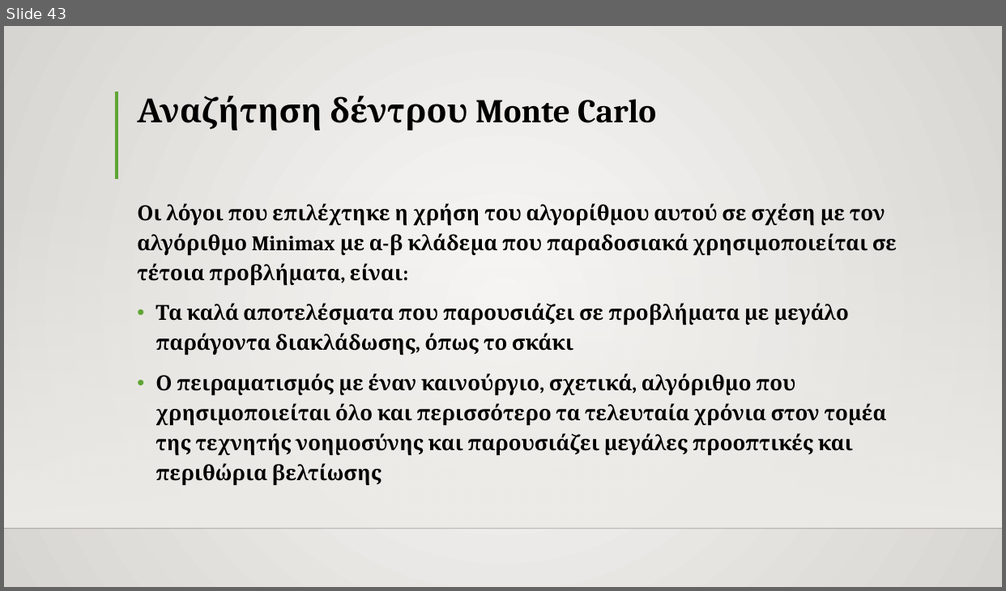
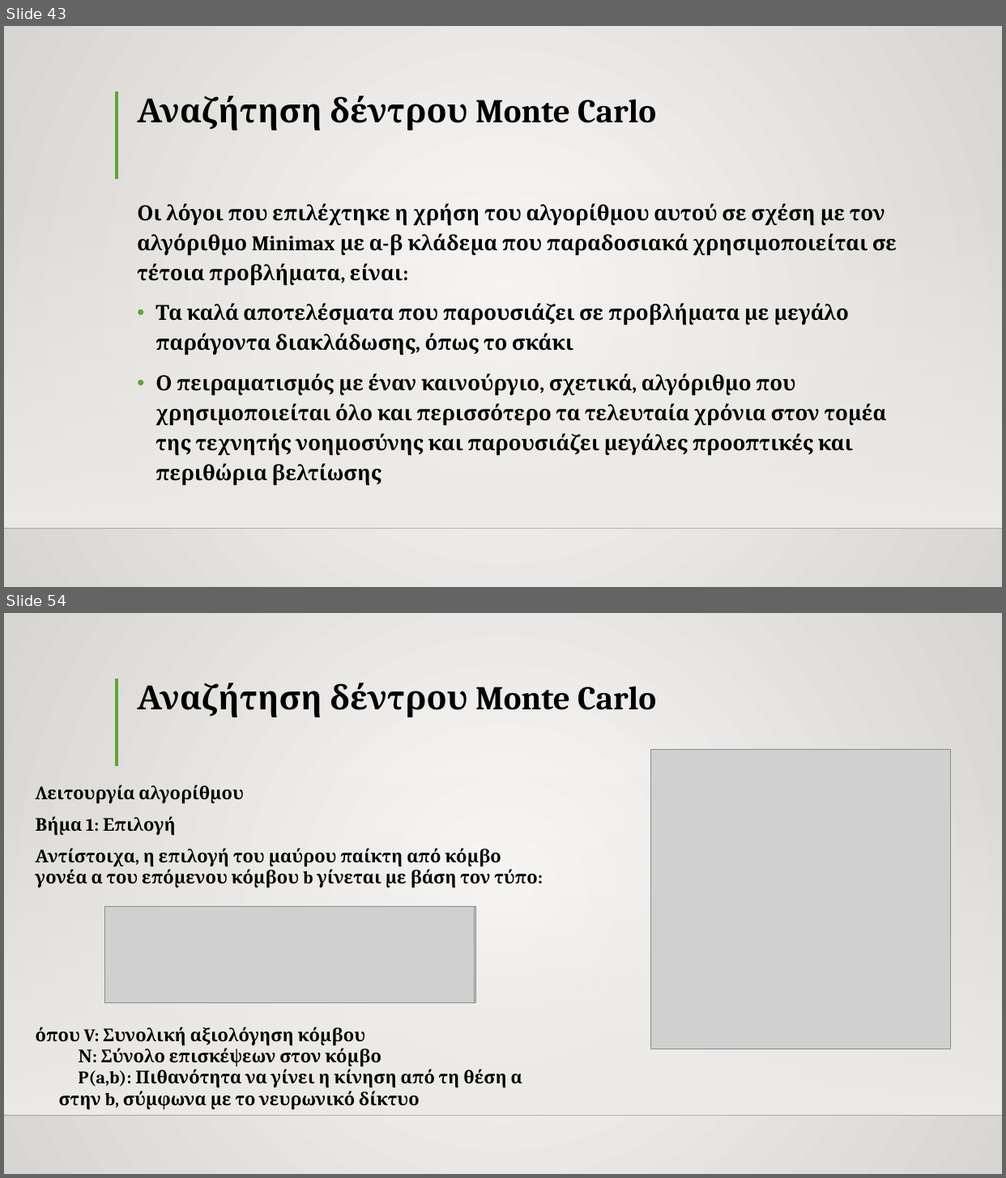
Before and after one commit to TheRazorace/Python-Chess-Engine, a slide deck: ΑΝΑΠΤΥΞΗ ΣΚΑΚΙΣΤΙΚΗΣ ΜΗΧΑΝΗΣ.pptx. Shown one above the other, each under a label of ours: slide 43 before the commit, slides 43 and 54 after it; the slides between them are not shown. The pictures are 1006x591 and 1006x1178 pixels, drawn with LibreOffice and Linux fonts; fonts in the diff are those of the drawing; grey boxes stand for pictures; background and template pictures are left out. Boxes give left, top, right and bottom in pixels: in the first picture for what was removed or moved away, otherwise in the second. Text is boxed around its words. In the diff, an @@ line names an element or a change of style, - is before the commit and + after.

```diff
--- a/ΑΝΑΠΤΥΞΗ ΣΚΑΚΙΣΤΙΚΗΣ ΜΗΧΑΝΗΣ.pptx
+++ b/ΑΝΑΠΤΥΞΗ ΣΚΑΚΙΣΤΙΚΗΣ ΜΗΧΑΝΗΣ.pptx
@@ slide 54 added at [4,613,1002,1174], background gradient #FAFAF9 to #D7D5D2; not listed: 3 template elements that a slide beside it also shows @@
@@ title added at [137,683,656,717], 32 pt, text #000000, bold @@
+Αναζήτηση δέντρου Monte Carlo
@@ picture added at [651,749,951,1050] @@
@@ text added at [36,785,537,1110], 17 pt, text #000000, bold @@
+Λειτουργία αλγορίθμου
+Βήμα 1: Επιλογή
+Αντίστοιχα, η επιλογή του μαύρου παίκτη από κόμβο γονέα α του επόμενου κόμβου b γίνεται με βάση τον τύπο:
+όπου V: Συνολική αξιολόγηση κόμβου
+Ν: Σύνολο επισκέψεων στον κόμβο
+P(a,b): Πιθανότητα να γίνει η κίνηση από τη θέση α στην b, σύμφωνα με το νευρωνικό δίκτυο
@@ picture added at [104,906,475,1003] @@
@@ picture added at [104,906,474,1003] @@
```
Also in this commit, not shown: 41 other slides added, 1 other file.
